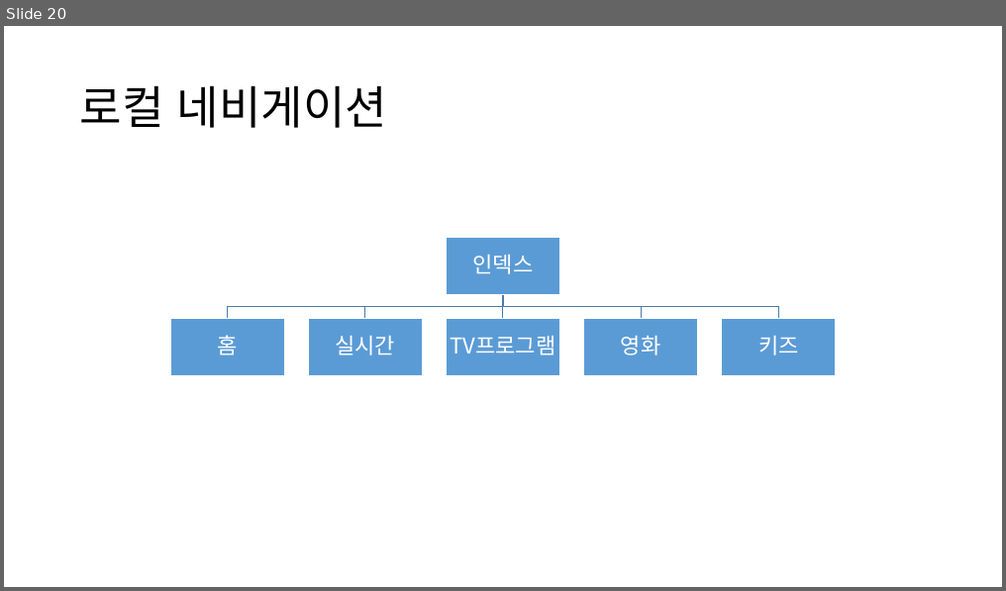
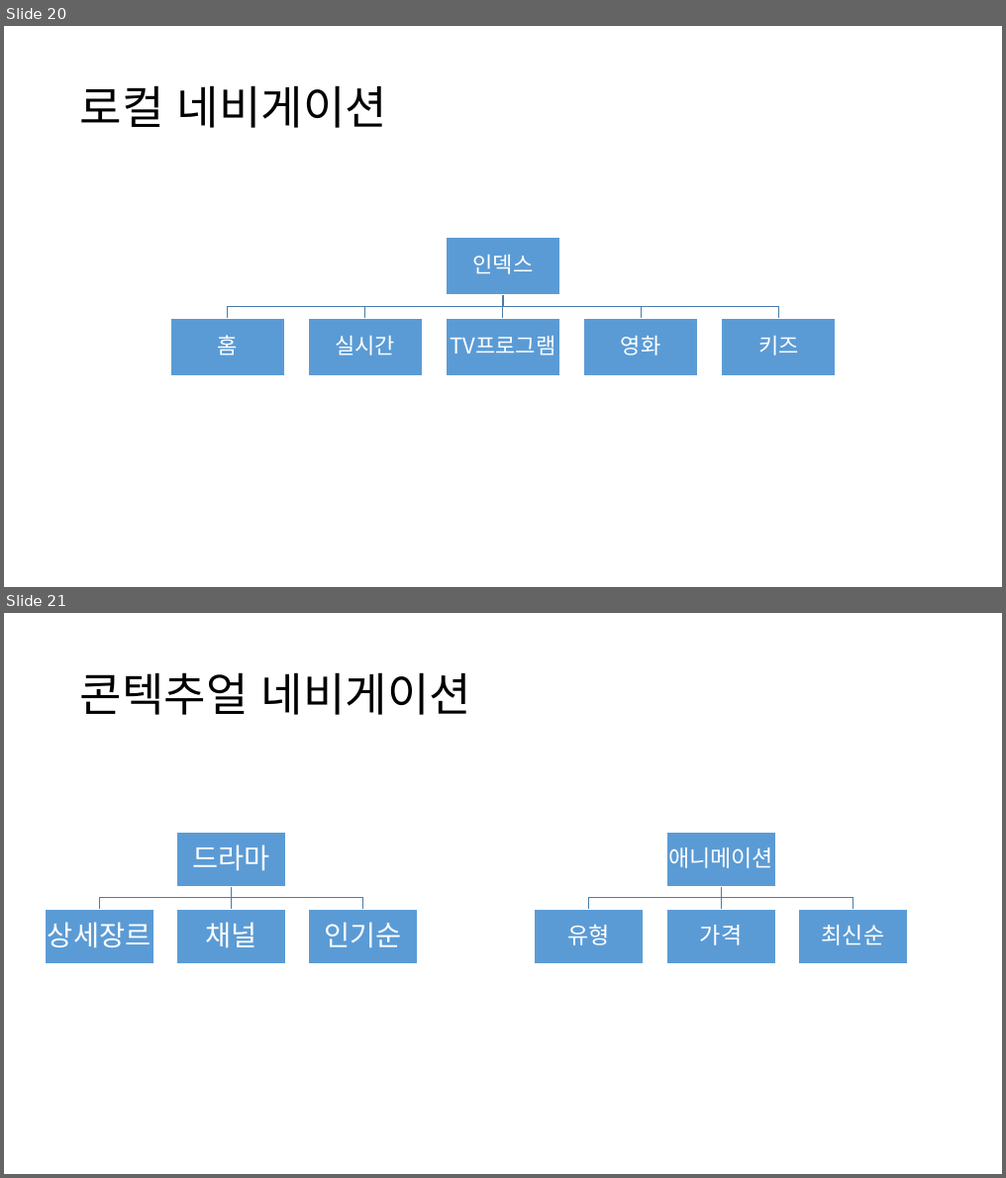
Before and after one commit to somissss/Report03, a slide deck: 박소미-UX설계.pptx. Shown one above the other, each under a label of ours: slide 20 before the commit, slides 20 and 21 after it. The pictures are 1006x591 and 1006x1178 pixels, drawn with LibreOffice and Linux fonts; fonts in the diff are those of the drawing. Boxes give left, top, right and bottom in pixels: in the first picture for what was removed or moved away, otherwise in the second. Text is boxed around its words. In the diff, an @@ line names an element or a change of style, - is before the commit and + after.

```diff
--- a/박소미-UX설계.pptx
+++ b/박소미-UX설계.pptx
@@ slide 21 added at box(4, 613, 1002, 1174), background #FFFFFF @@
@@ title added at box(80, 672, 471, 715), 44 pt, text #000000 @@
+콘텍추얼 네비게이션
@@ group added at box(45, 833, 418, 964): 4 rectangles, 4 texts, 3 freeform shapes @@
+드라마
+상세장르
+채널
+인기순
@@ group added at box(535, 833, 908, 964): 4 rectangles, 4 texts, 3 freeform shapes @@
+애니메이션
+유형
+가격
+최신순
```
Also in this commit, not shown: 6 slides changed.
